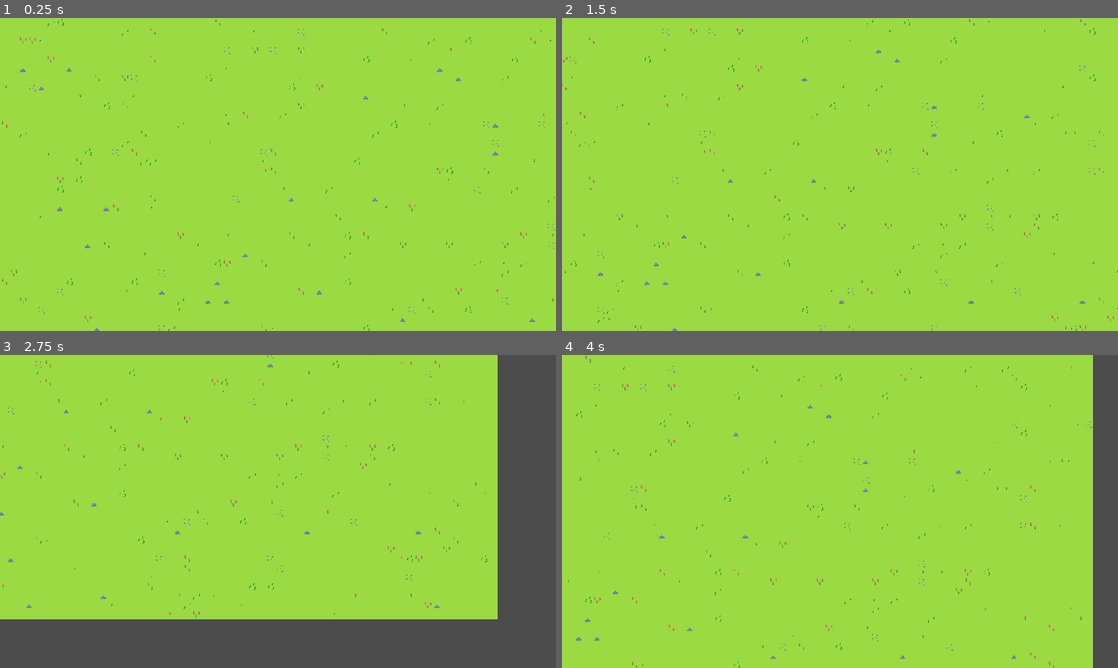
Above: before the commit, frames 1-4 (two rows, left to right).
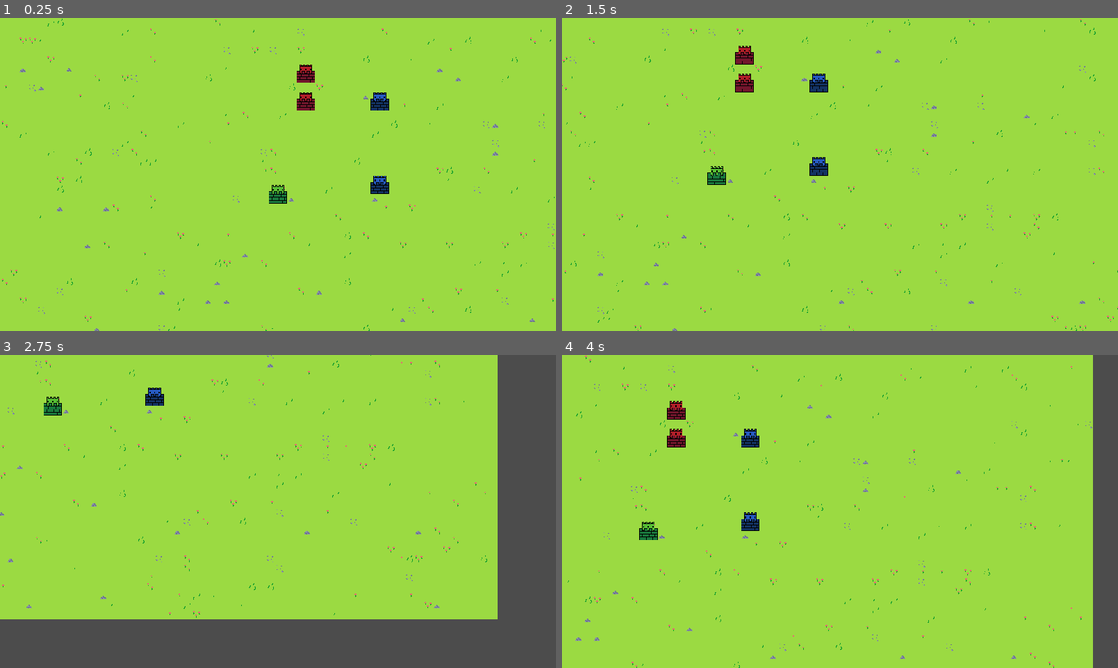
Above: after the commit, the same moments.

Repository: UltraMKF12/KingdomsRevolt
Game: Godot game, scene res://Scenes/WorldMap.tscn
Two runs of this game, one before a commit and one after it. Both use one fixed random seed, a clock stepped at 60 frames per second and the inputs below.
Inputs:
- Up to frame 1 (0.25 s): no input
- Up to frame 2 (1.5 s): tap Enter at 0.5 s; hold Right (ui_right) 0.53-1.28 s; hold Down (ui_down) from 1.28 s (still down)
- Up to frame 3 (2.75 s): release Down (ui_down) at 2.03 s; hold Right (ui_right) from 2.03 s (still down)
- Up to frame 4 (4 s): release Right (ui_right) at 2.78 s; hold Up (ui_up) 2.78-3.53 s; hold Left (ui_left) from 3.53 s (still down)

The runs differ from the first frame. In frame 1, 0.9% of the frame differs, in the area x 48-70%, y 14-60%; in frame 2, 0.9%, in the area x 26-48%, y 8-54%; in frame 3, 0.3%; in frame 4, 0.9%.

Commit message:
Create system to change castle color-group in editor

Diff:
--- /dev/null
+++ b/Scenes/Castle.tscn
@@ -0,0 +1,50 @@
+[gd_scene load_steps=11 format=2]
+
+[ext_resource path="res://Sprites/Kingdoms Revol Tilesheett.png" type="Texture" id=1]
+[ext_resource path="res://Scripts/Castle.gd" type="Script" id=2]
+
+[sub_resource type="AtlasTexture" id=2]
+atlas = ExtResource( 1 )
+region = Rect2( 0, 0, 32, 32 )
+
+[sub_resource type="AtlasTexture" id=3]
+atlas = ExtResource( 1 )
+region = Rect2( 0, 32, 32, 32 )
+
+[sub_resource type="AtlasTexture" id=4]
+atlas = ExtResource( 1 )
+region = Rect2( 0, 64, 32, 32 )
+
+[sub_resource type="AtlasTexture" id=5]
+atlas = ExtResource( 1 )
+region = Rect2( 0, 96, 32, 32 )
+
+[sub_resource type="AtlasTexture" id=6]
+atlas = ExtResource( 1 )
+region = Rect2( 0, 128, 32, 32 )
+
+[sub_resource type="AtlasTexture" id=7]
+atlas = ExtResource( 1 )
+region = Rect2( 0, 160, 32, 32 )
+
+[sub_resource type="AtlasTexture" id=8]
+atlas = ExtResource( 1 )
+region = Rect2( 0, 192, 32, 32 )
+
+[sub_resource type="SpriteFrames" id=9]
+animations = [ {
+"frames": [ SubResource( 2 ), SubResource( 3 ), SubResource( 4 ), SubResource( 5 ), SubResource( 6 ), SubResource( 7 ), SubResource( 8 ) ],
+"loop": true,
+"name": "default",
+"speed": 0.0
+} ]
+
+[node name="Castle" type="Node2D"]
+position = Vector2( 528, 240 )
+script = ExtResource( 2 )
+__meta__ = {
+"_edit_group_": true
+}
+
+[node name="Sprite" type="AnimatedSprite" parent="."]
+frames = SubResource( 9 )
--- a/Scenes/WorldMap.tscn
+++ b/Scenes/WorldMap.tscn
@@ -1,7 +1,8 @@
-[gd_scene load_steps=4 format=2]
+[gd_scene load_steps=5 format=2]
 
 [ext_resource path="res://Sprites/Kingdoms Revol Tilesheett.png" type="Texture" id=1]
 [ext_resource path="res://Scripts/CameraMovement.gd" type="Script" id=2]
+[ext_resource path="res://Scenes/Castle.tscn" type="PackedScene" id=3]
 
 [sub_resource type="TileSet" id=1]
 0/name = "Kingdoms Revol Tilesheett.png 0"
@@ -43,3 +44,23 @@
 script = ExtResource( 2 )
 world_border = Vector2( 2000, 2000 )
 camera_speed = 4.8
+
+[node name="Castle" parent="." instance=ExtResource( 3 )]
+position = Vector2( 656, 288 )
+castle_color = 1
+
+[node name="Castle2" parent="." instance=ExtResource( 3 )]
+position = Vector2( 656, 144 )
+castle_color = 1
+
+[node name="Castle3" parent="." instance=ExtResource( 3 )]
+position = Vector2( 528, 144 )
+castle_color = 2
+
+[node name="Castle4" parent="." instance=ExtResource( 3 )]
+position = Vector2( 528, 96 )
+castle_color = 2
+
+[node name="Castle5" parent="." instance=ExtResource( 3 )]
+position = Vector2( 480, 304 )
+castle_color = 5
--- /dev/null
+++ b/Scripts/Castle.gd
@@ -0,0 +1,17 @@
+tool
+extends Node2D
+
+export(int, "None", "Dark Blue", "Red", "Orange", "Black", "Green", "Light Blue") var castle_color: int setget set_color
+
+var groups := ["None", "Dark Blue", "Red", "Orange", "Black", "Green", "Light Blue"]
+
+
+func set_color(new_value):
+	castle_color = new_value
+	$Sprite.frame = new_value
+
+	for string in groups:
+		if(is_in_group(string)):
+			remove_from_group(string)
+
+	add_to_group(groups[new_value])
